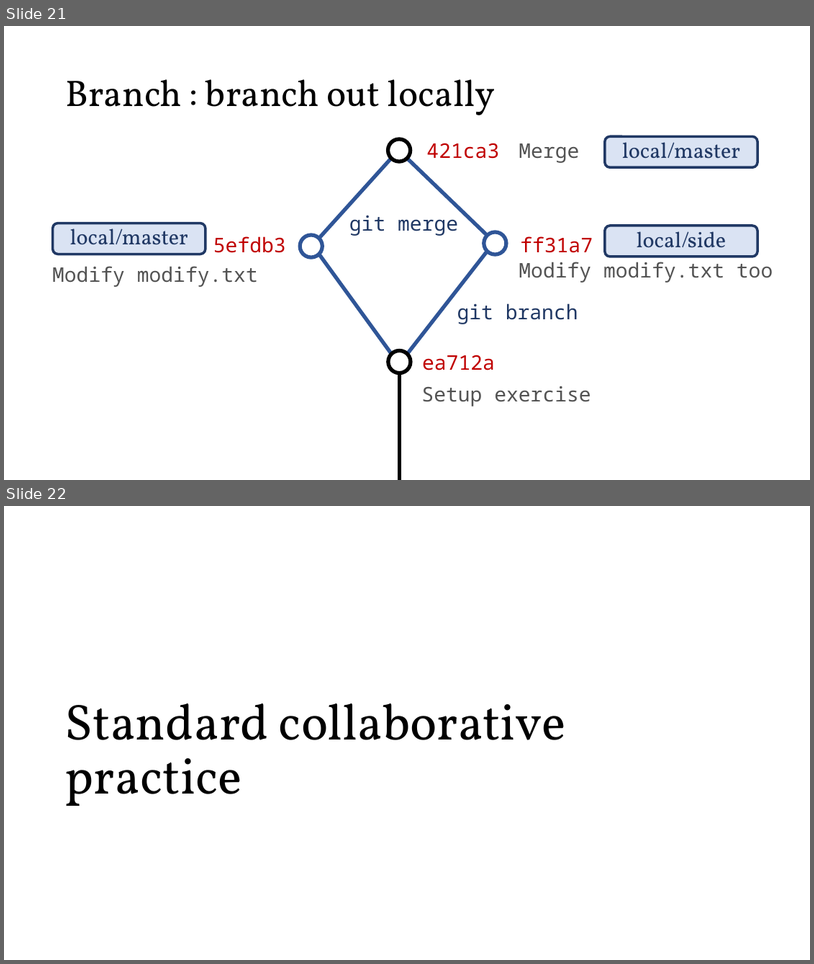
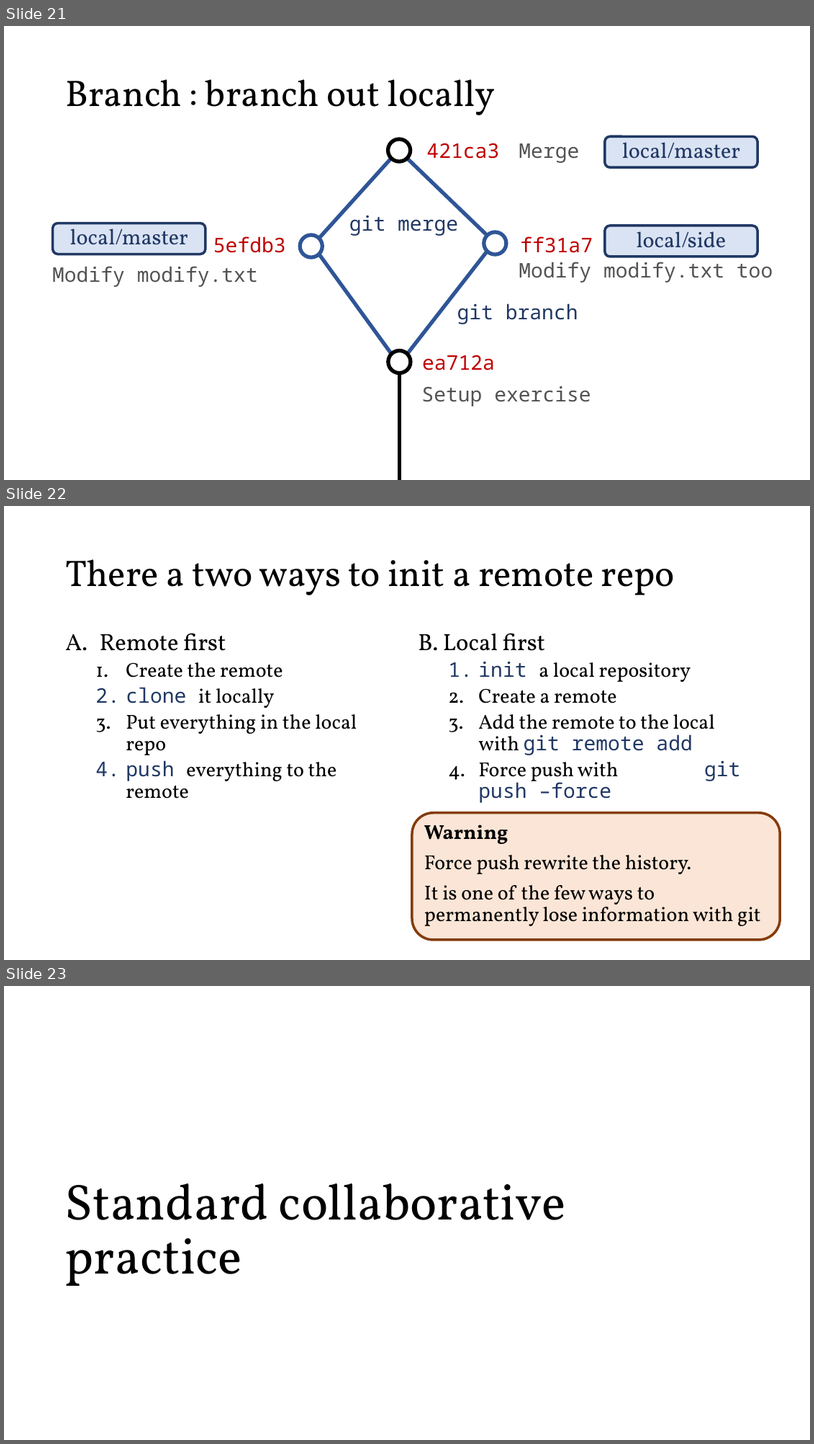
Before and after one commit to meny12/GitEssentials, a slide deck: git_workshop.pptx. Shown one above the other, each under a label of ours: slides 21 and 22 before the commit, slides 21, 22 and 23 after it. The pictures are 814x964 and 814x1444 pixels, drawn with LibreOffice and Linux fonts; fonts in the diff are those of the drawing. Boxes give left, top, right and bottom in pixels: in the first picture for what was removed or moved away, otherwise in the second. Text is boxed around its words. In the diff, an @@ line names an element or a change of style, - is before the commit and + after.

```diff
--- a/git_workshop.pptx
+++ b/git_workshop.pptx
@@ slide 22 added at (x1=4, y1=506, x2=810, y2=960), background #FFFFFF @@
@@ title added at (x1=65, y1=559, x2=676, y2=595), 44 pt, text #000000 @@
+There a two ways to init a remote repo
@@ text added at (x1=100, y1=633, x2=357, y2=798), 24 pt, text #000000 @@
+A. Remote first
+  1. Create the remote
+  2. clone it locally
+  3. Put everything in the local repo
+  4. push everything to the remote
@@ text added at (x1=418, y1=633, x2=741, y2=803), 24 pt, text #000000 @@
+B. Local first
+  1. init a local repository
+  2. Create a remote
+  3. Add the remote to the local with git remote add
+  4. Force push with git push –force
@@ rounded rectangle added at (x1=412, y1=813, x2=781, y2=939), fill #FBE5D6, outline #843C0B 3 pt, 24 pt, text #000000 @@
+Warning
+Force push rewrite the history.
+It is one of the few ways to permanently lose information with git
@@ what was slide 22 is now slide 23 @@
```
Also in this commit, not shown: 4 slides changed.
